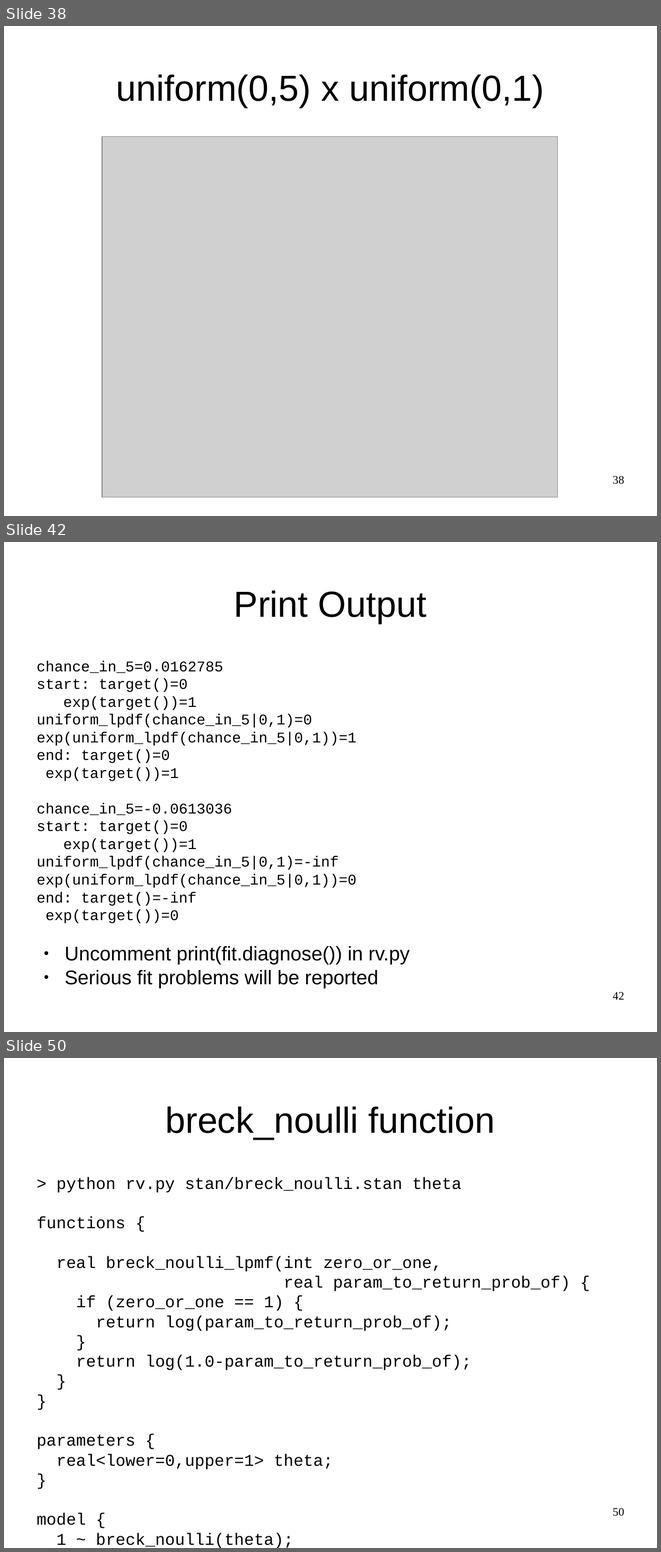
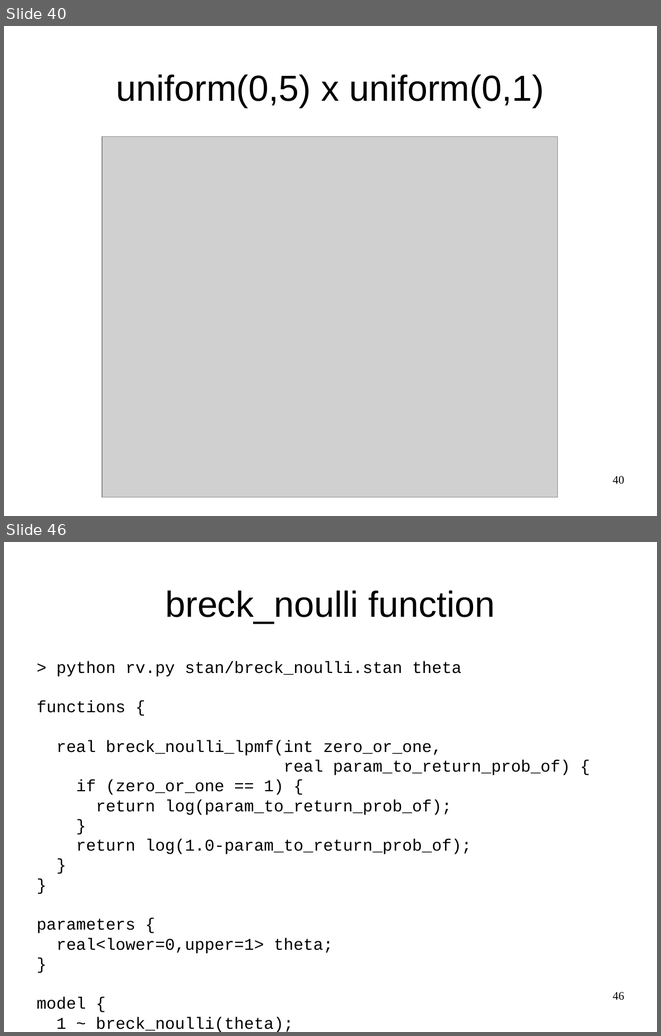
Before and after one commit to breckbaldwin/StanIsThePlanDist, a slide deck: slides/StanIsThePlanPyData.odp. Shown one above the other, each under a label of ours: slides 38, 42 and 50 before the commit, slides 40 and 46 after it; the slides between them are not shown. The pictures are 661x1552 and 661x1036 pixels, drawn with LibreOffice and Linux fonts; fonts in the diff are those of the drawing; grey boxes stand for pictures. Boxes give left, top, right and bottom in pixels: in the first picture for what was removed or moved away, otherwise in the second. Text is boxed around its words. In the diff, an @@ line names an element or a change of style, - is before the commit and + after.

```diff
--- a/slides/StanIsThePlanPyData.odp
+++ b/slides/StanIsThePlanPyData.odp
@@ slide 42 removed at box(4, 542, 657, 1032), background #FFFFFF @@
@@ title removed at box(234, 590, 427, 623) @@
-Print Output
@@ text removed at box(37, 661, 410, 988) @@
-chance_in_5=0.0162785
-start: target()=0
-exp(target())=1
-uniform_lpdf(chance_in_5|0,1)=0
-exp(uniform_lpdf(chance_in_5|0,1))=1
-end: target()=0
-exp(target())=1
-chance_in_5=-0.0613036
-start: target()=0
-exp(target())=1
-uniform_lpdf(chance_in_5|0,1)=-inf
-exp(uniform_lpdf(chance_in_5|0,1))=0
-end: target()=-inf
-exp(target())=0
-● Uncomment print(fit.diagnose()) in rv.py
-● Serious fit problems will be reported
@@ page number removed at box(612, 991, 624, 999) @@
-42
@@ what was slide 38 is now slide 40 @@
@@ page number at box(612, 475, 624, 484): text changed @@
-38
+40
@@ what was slide 50 is now slide 46 @@
@@ page number at box(612, 991, 624, 1000): text changed @@
-50
+46
```
Also in this commit, not shown: 10 slides changed, 8 slides added, 11 other slides removed.
